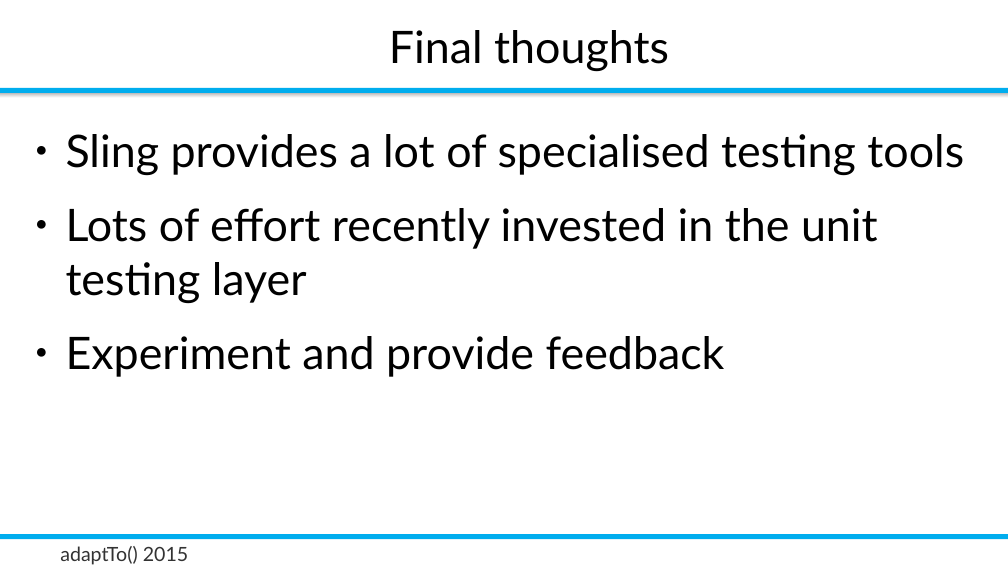
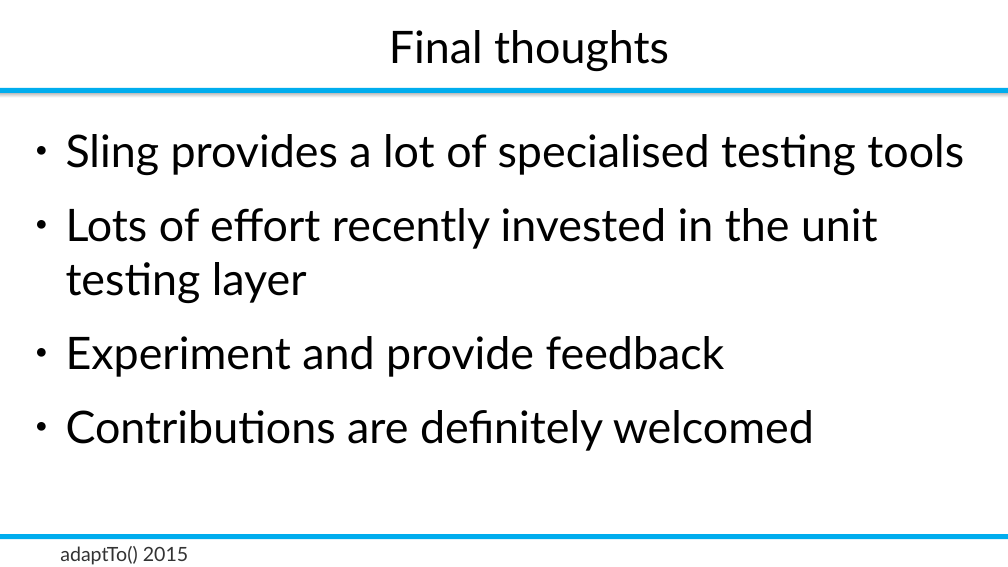
Before and after one commit to rombert/talks, a slide deck: slide 41 of adaptTo2015/How_Do_I_Test_My_Sling_Application-Robert_Munteanu.odp (slide 33 before the commit). Drawn at 1008x567 pixels with LibreOffice and Linux fonts; fonts in the diff are those of the drawing; background and template pictures are left out. Boxes give left, top, right and bottom in pixels: in the first picture for what was removed or moved away, otherwise in the second. Text is boxed around its words. In the diff, an @@ line names an element or a change of style, - is before the commit and + after.

```diff
--- a/adaptTo2015/How_Do_I_Test_My_Sling_Application-Robert_Munteanu.odp
+++ b/adaptTo2015/How_Do_I_Test_My_Sling_Application-Robert_Munteanu.odp
@@ text at box(66, 410, 814, 451): paragraph added @@
+● Contributions are definitely welcomed
```
Also in this commit, not shown: 12 other slides changed, 15 slides added, 5 slides removed, 7 other files.
